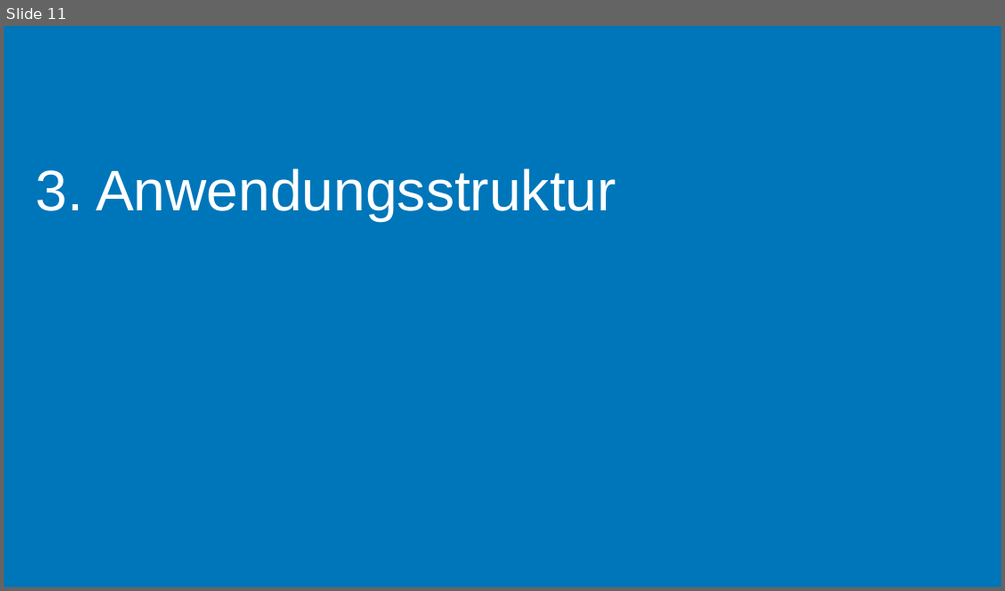
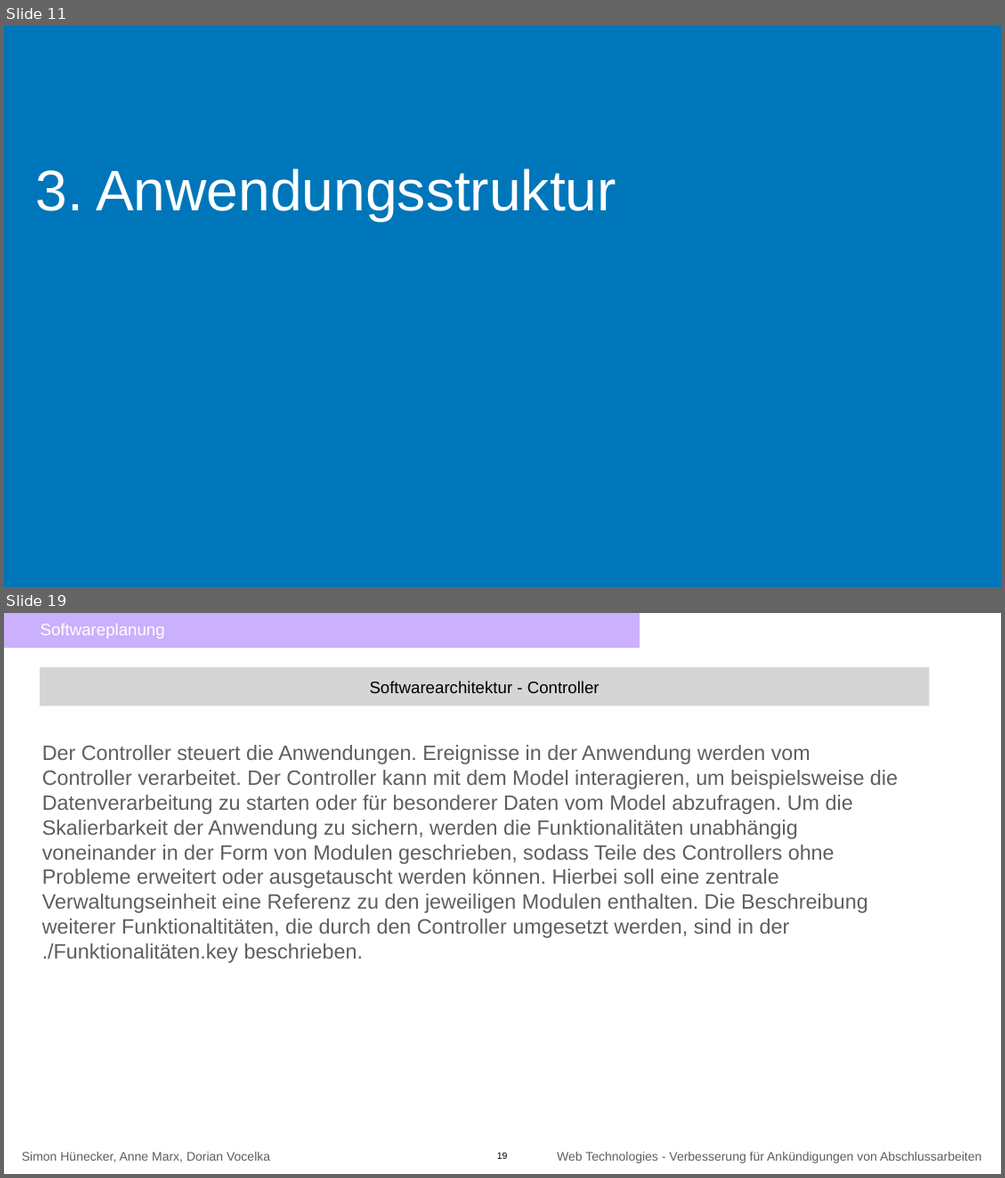
Before and after one commit to annenotarobot/WebTech-Assignemnt-3, a slide deck: documentation/Abgabefolien Assignement 2 (zusätzlichen Inhalt).pptx. Shown one above the other, each under a label of ours: slide 11 before the commit, slides 11 and 19 after it; the slides between them are not shown. The pictures are 1005x591 and 1005x1178 pixels, drawn with LibreOffice and Linux fonts; fonts in the diff are those of the drawing. Boxes give left, top, right and bottom in pixels: in the first picture for what was removed or moved away, otherwise in the second. Text is boxed around its words. In the diff, an @@ line names an element or a change of style, - is before the commit and + after.

```diff
--- a/documentation/Abgabefolien Assignement 2 (zusätzlichen Inhalt).pptx
+++ b/documentation/Abgabefolien Assignement 2 (zusätzlichen Inhalt).pptx
@@ slide 19 added at [4,613,1001,1174], background #FFFFFF @@
@@ rectangle added at [4,613,639,648], fill #8D52FD at 45% opacity, 32 pt, text #FFFFFF @@
+    Softwareplanung
@@ rectangle added at [40,667,929,706], fill #D5D5D5, 32 pt, text #000000 @@
+Softwarearchitektur - Controller
@@ text added at [42,745,898,963], 40 pt, text #5E5E5E @@
+Der Controller steuert die Anwendungen. Ereignisse in der Anwendung werden vom Controller verarbeitet. Der Controller kann mit dem Model interagieren, um beispielsweise die Datenverarbeitung zu starten oder für besonderer Daten vom Model abzufragen. Um die Skalierbarkeit der Anwendung zu sichern, werden die Funktionalitäten unabhängig voneinander in der Form von Modulen geschrieben, sodass Teile des Controllers ohne Probleme erweitert oder ausgetauscht werden können. Hierbei soll eine zentrale Verwaltungseinheit eine Referenz zu den jeweiligen Modulen enthalten. Die Beschreibung weiterer Funktionaltitäten, die durch den Controller umgesetzt werden, sind in der ./Funktionalitäten.key beschrieben.
@@ text added at [22,1151,270,1162], 24 pt, text #5E5E5E @@
+Simon Hünecker, Anne Marx, Dorian Vocelka
@@ page number added at [497,1151,508,1159], 18 pt, text #000000 @@
+19
@@ text added at [557,1151,981,1163], 24 pt, text #5E5E5E @@
+Web Technologies - Verbesserung für Ankündigungen von Abschlussarbeiten
```
Also in this commit, not shown: 7 other slides added.
